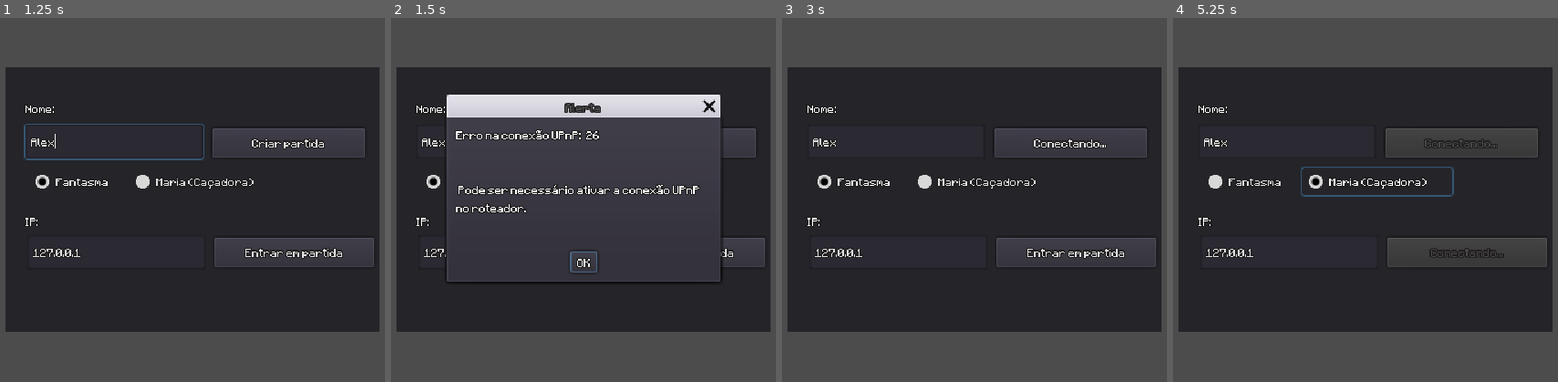
Above: before the commit, frames 1-4 (left to right).
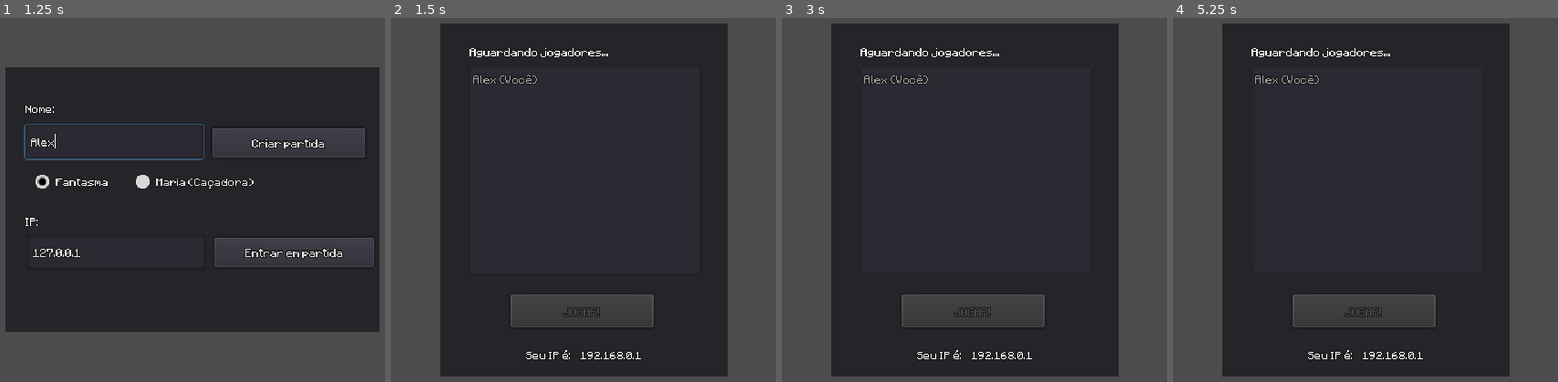
Above: after the commit, the same moments.

Repository: mephistia/haunt-and-seek
Game: Godot game, scene res://lobby.tscn
Same seed, same stepped clock (60 frames per second), same inputs: the game is played once before the commit and once after it.
Inputs (mouse positions are in pixels of both pictures, inside the frame that each line leads up to):
- Up to frame 1 (1.25 s): click (115, 141) at 0.52 s; type "Alex" at 0.6 s
- Up to frame 2 (1.5 s): click "Criar partida" at 1.25 s
- Up to frame 3 (3 s): click (1070, 141) at 2 s, where only the run before the commit has a clickable "Conectando..."; click (974, 261) at 2.75 s, where only the run before the commit has a clickable "OK"
- Up to frame 4 (5.25 s): click (1465, 250) at 3.5 s, where only the run before the commit has a clickable "Entrar em partida"; click (1253, 181) at 4.25 s, where only the run before the commit has a clickable "Fantasma"; click (1377, 181) at 5 s, where only the run before the commit has a clickable "Maria (Caçadora)"

Frame 1 is identical in both runs. In frame 2, 44% of the frame differs, in the area x 1-99%, y 1-99%; in frame 3, 37%; in frame 4, 38%.
Error after the commit: Invalid type in function 'set_text' in base 'LineEdit'. Cannot convert argument 1 from int to String. (res://lobby.gd:33)

Commit message:
Adicionar funcionalidade de captura

Diff:
--- a/Scenes/GUI/GUI.tscn
+++ b/Scenes/GUI/GUI.tscn
@@ -1,8 +1,17 @@
-[gd_scene load_steps=4 format=2]
+[gd_scene load_steps=7 format=2]
 
 [ext_resource path="res://assets/GUI/fearbar_bg.png" type="Texture" id=1]
 [ext_resource path="res://assets/GUI/fearbar_fill.png" type="Texture" id=2]
 [ext_resource path="res://assets/GUI/fearbar_fg.png" type="Texture" id=3]
+[ext_resource path="res://assets/fonts/Minecraftia-Regular.ttf" type="DynamicFontData" id=4]
+[ext_resource path="res://assets/GUI/captures.png" type="Texture" id=5]
+
+[sub_resource type="DynamicFont" id=1]
+size = 8
+outline_size = 1
+outline_color = Color( 0.0705882, 0.0666667, 0.0666667, 1 )
+use_mipmaps = true
+font_data = ExtResource( 4 )
 
 [node name="GUI" type="MarginContainer"]
 anchor_right = 1.0
@@ -16,11 +25,11 @@
 
 [node name="HBoxContainer" type="HBoxContainer" parent="."]
 margin_right = 600.0
-margin_bottom = 32.0
+margin_bottom = 52.0
 
 [node name="VBoxContainer" type="VBoxContainer" parent="HBoxContainer"]
 margin_right = 192.0
-margin_bottom = 32.0
+margin_bottom = 52.0
 
 [node name="FearProgress" type="TextureProgress" parent="HBoxContainer/VBoxContainer"]
 margin_right = 192.0
@@ -31,3 +40,23 @@
 texture_over = ExtResource( 3 )
 texture_progress = ExtResource( 2 )
 tint_progress = Color( 0.564706, 0.0196078, 0.0196078, 1 )
+
+[node name="HBoxContainer2" type="HBoxContainer" parent="HBoxContainer/VBoxContainer"]
+margin_top = 36.0
+margin_right = 192.0
+margin_bottom = 52.0
+
+[node name="TextureRect" type="TextureRect" parent="HBoxContainer/VBoxContainer/HBoxContainer2"]
+margin_right = 16.0
+margin_bottom = 16.0
+texture = ExtResource( 5 )
+stretch_mode = 5
+
+[node name="CapturesCount" type="Label" parent="HBoxContainer/VBoxContainer/HBoxContainer2"]
+margin_left = 20.0
+margin_top = 2.0
+margin_right = 26.0
+margin_bottom = 13.0
+custom_fonts/font = SubResource( 1 )
+text = "3"
+valign = 1
--- a/Scenes/Ghost.gd
+++ b/Scenes/Ghost.gd
@@ -12,24 +12,48 @@
 
 var last_sfx_id = -1
 
+var maria
+
+var normal_speed = 75
+
 export(Array, AudioStream) var boo_sounds: Array
 
+var detection_area
+
+var maria_is_capturing = false
+
 func _ready():
+	gamestate.connect("game_started", self, "game_has_started")
 	$RClickTimer.wait_time = cooldown
 	$RClickDuration.wait_time = duration
 	$RClickFeedback.hide()
 	$AnimatedSprite.animation = "ghost"
-	speed = 75
+	speed = normal_speed
 	$CollisionShape2D.set_deferred("disabled", true)
 	$DetectionArea/DetectionShape.shape.set_radius(90)
 	$DetectionArea/DetectionShape.shape.set_height(0)
+	detection_area = get_node("DetectionArea/DetectionShape").shape.radius * 2
 	$RClickTimer.connect("timeout", self, "_on_RClickTimer_timeout")
 	$RClickDuration.connect("timeout", self, "_on_RClickDuration_timeout")
 	randomize()
 	.on_ready() # Chamar função pai ("super")
 
+
+func game_has_started():
+	if is_network_master():
+		maria = get_parent().get_node("Maria")
+		if maria:
+			maria.connect("capturing", self, "_on_Maria_capturing")
+			maria.connect("stopped_capturing", self, "_on_Maria_stopped_capturing")
+
 func _process(delta):
 	$RClickFeedback.text = "%3.1f" % $RClickTimer.time_left
+	# velocidade diminui quanto mais próximo de maria
+	if is_network_master():
+		var distance = maria.global_position.distance_to(global_position)
+		var clamped_distance = clamp(inverse_lerp(0, detection_area, distance), 0.85, 1)
+		speed = clamped_distance * normal_speed
+
 
 func _input(event):
 	.detect_inputs(event)
@@ -66,3 +90,23 @@
 	last_sfx_id = rand_id
 	$SFX.stream = boo_sounds[rand_id]
 	$SFX.play()
+
+func _on_Maria_capturing():
+	maria_is_capturing = true
+
+
+func _on_Maria_stopped_capturing():
+	maria_is_capturing = false
+
+# quando o sprite de Maria entrar na área do fantasma
+# corrigir!!
+func _on_DetectionArea_body_entered(body):
+	if is_network_master() and body.get_name() == "Maria":
+		print("Is in area")
+		can_haunt = false
+
+
+func _on_DetectionArea_body_exited(body):
+	if is_network_master() and body.get_name() == "Maria":
+		if !can_haunt and $RClickTimer.time_left == 0:
+			can_haunt = true
--- a/Scenes/Ghost.tscn
+++ b/Scenes/Ghost.tscn
@@ -51,3 +51,5 @@
 [node name="SFX" type="AudioStreamPlayer2D" parent="." index="9"]
 stream = SubResource( 4 )
 attenuation = 3.03143
+[connection signal="body_entered" from="DetectionArea" to="." method="_on_DetectionArea_body_entered"]
+[connection signal="body_exited" from="DetectionArea" to="." method="_on_DetectionArea_body_exited"]
--- a/Scenes/Maria.gd
+++ b/Scenes/Maria.gd
@@ -1,4 +1,14 @@
 extends "res://Scenes/Player.gd"
+
+signal capturing
+
+signal stopped_capturing
+
+var cooldown = 8.0
+
+var duration = 0.5
+
+var can_capture = true
 
 var is_detecting = false
 
@@ -8,12 +18,18 @@
 
 var ghost_is_haunting = false
 
+var max_captures = 3
+
 onready var detection_area = get_node("DetectionArea/DetectionShape").shape.radius * 5
 
 onready var fear_bar = get_tree().get_root().get_node("Match/CanvasLayer/GUI/HBoxContainer/VBoxContainer/FearProgress")
 
+onready var captures_count = get_tree().get_root().get_node("Match/CanvasLayer/GUI/HBoxContainer/VBoxContainer/HBoxContainer2/CapturesCount")
+
 func _ready():
 	gamestate.connect("game_started", self, "game_has_started")
+	$RClickTimer.wait_time = cooldown
+	$RClickDuration.wait_time = duration
 	$AnimatedSprite.animation = "maria"
 	$RClickFeedback.hide()
 	.on_ready() # Chamar função pai ("super")
@@ -32,6 +48,7 @@
 
 
 func _process(delta):
+	$RClickFeedback.text = "%3.1f" % $RClickTimer.time_left
 	if is_detecting  and is_network_master() and ghost_is_haunting:
 		distance = ghost.global_position.distance_to(global_position)
 
@@ -45,6 +62,42 @@
 	elif is_network_master():
 		fear_bar.value -= 1
 
+func _input(event):
+	.detect_inputs(event)
+	if event.is_action_pressed("click_right") and can_capture and max_captures > 0:
+		if is_network_master():
+			$RClickTimer.start()
+			$RClickDuration.start()
+			$RClickFeedback.show()
+			max_captures -= 1
+			can_capture = false
+			rpc("emit_capturing")
+
+
+sync func emit_capturing():
+	# feedback visual
+	$AnimatedSprite.modulate = Color(1, 0, 0)
+	emit_signal("capturing")
+
+func _on_RClickTimer_timeout():
+	$RClickFeedback.hide()
+	can_capture = true
+
+func _on_RClickDuration_timeout():
+	rpc("emit_stopped_capturing")
+
+	captures_count.text = str(max_captures)
+
+	if max_captures == 0:
+		game_over()
+
+
+func game_over():
+	pass
+
+sync func emit_stopped_capturing():
+	$AnimatedSprite.modulate = Color(1, 1, 1)
+	emit_signal("stopped_capturing")
 
 func _on_DetectionArea_area_shape_exited(area_id, area, area_shape, self_shape):
 	.stop_detection()
--- a/Scenes/Maria.tscn
+++ b/Scenes/Maria.tscn
@@ -5,3 +5,8 @@
 
 [node name="Maria" instance=ExtResource( 2 )]
 script = ExtResource( 1 )
+
+[node name="RClickDuration" parent="." index="7"]
+wait_time = 0.5
+[connection signal="timeout" from="RClickTimer" to="." method="_on_RClickTimer_timeout"]
+[connection signal="timeout" from="RClickDuration" to="." method="_on_RClickDuration_timeout"]
--- a/gamestate.gd
+++ b/gamestate.gd
@@ -100,7 +100,7 @@
 
 		if p_id == get_tree().get_network_unique_id():
 			if id_class[p_id] == 1:
-				world.get_node("CanvasLayer/GUI/HBoxContainer/VBoxContainer/FearProgress").hide()
+				world.get_node("CanvasLayer/GUI/HBoxContainer/VBoxContainer").hide()
 
 			player.set_player_name(player_name)
 
@@ -149,15 +149,15 @@
 func host_game(new_player_name):
 	player_name = new_player_name
 	peer = NetworkedMultiplayerENet.new()
-	var result_upnp = open_port(DEFAULT_PORT)
-	if result_upnp != 0:
-		print("ERROR ON UPNP CONNECTION: " + str(result_upnp))
-		emit_signal("game_error", "Erro na conexão UPnP:  " + str(result_upnp) + "\n\n\n Pode ser necessário ativar a conexão UPnP no roteador.")
-		end_game()
-	else:
-		print("PORT OPENED")
-		peer.create_server(DEFAULT_PORT, MAX_PEERS)
-		get_tree().set_network_peer(peer)
+#	var result_upnp = open_port(DEFAULT_PORT)
+#	if result_upnp != 0:
+#		print("ERROR ON UPNP CONNECTION: " + str(result_upnp))
+#		emit_signal("game_error", "Erro na conexão UPnP:  " + str(result_upnp) + "\n\n\n Pode ser necessário ativar a conexão UPnP no roteador.")
+#		end_game()
+#	else:
+#		print("PORT OPENED")
+	peer.create_server(DEFAULT_PORT, MAX_PEERS)
+	get_tree().set_network_peer(peer)
 
 
 func join_game(ip, new_player_name):
Binary file added: assets/GUI/captures.png
Not shown, added: assets/GUI/captures.png.import
Not shown, changed: Build/Haunt&Seek.exe
Not shown, added: Build/Haunt&Seek.exe~RF158d96e.TMP
Not shown, changed: Build/Haunt&Seek.pck
